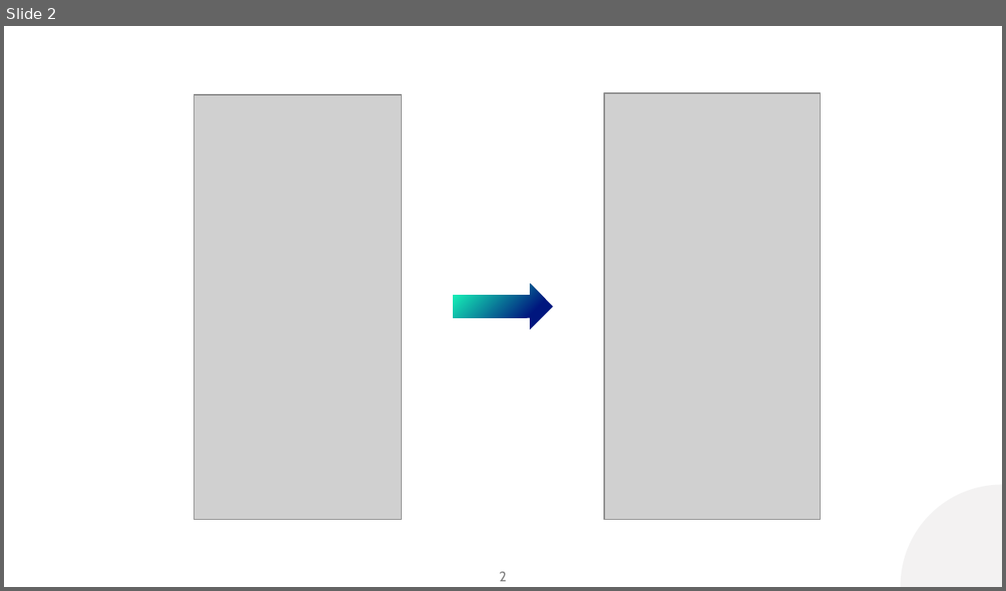
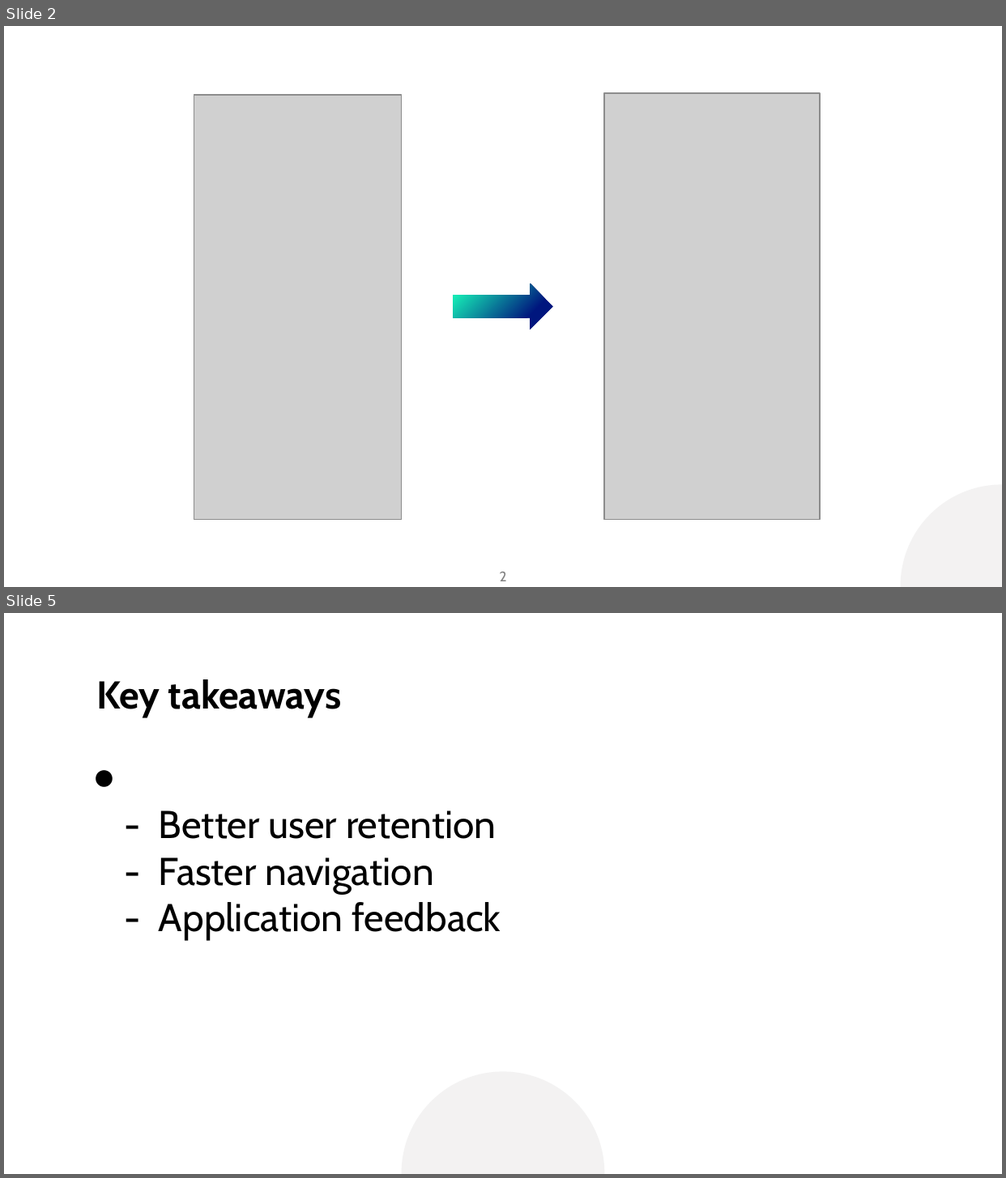
Before and after one commit to val-mon/hackvs, a slide deck: pitch.pptx. Shown one above the other, each under a label of ours: slide 2 before the commit, slides 2 and 5 after it; the slides between them are not shown. The pictures are 1006x591 and 1006x1178 pixels, drawn with LibreOffice and Linux fonts; fonts in the diff are those of the drawing; grey boxes stand for pictures. Boxes give left, top, right and bottom in pixels: in the first picture for what was removed or moved away, otherwise in the second. Text is boxed around its words. In the diff, an @@ line names an element or a change of style, - is before the commit and + after.

```diff
--- a/pitch.pptx
+++ b/pitch.pptx
@@ slide 5 added at (x1=4, y1=613, x2=1002, y2=1174), background #FFFFFF @@
@@ text added at (x1=96, y1=679, x2=341, y2=718), 28 pt, text #000000, bold @@
+Key takeaways
@@ text added at (x1=159, y1=811, x2=501, y2=940), 28 pt, text #000000 @@
+● - Better user retention
+  - Faster navigation
+  - Application feedback
@@ ellipse added at (x1=401, y1=1072, x2=605, y2=1174), fill #E8E7E7 at 50% opacity @@
```
Also in this commit, not shown: 1 other slide changed, 2 other slides added.
